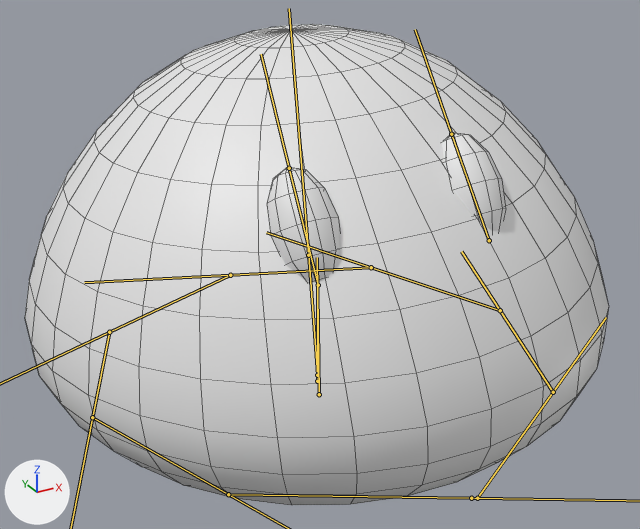
An edit to the FBX model Assets/SlimeBase.fbx, drawn before and after from the same camera.
Both versions are drawn from a 50 mm camera at (-1.5, -2.74, 1.89) aimed at (-0.02, -0.06, 0.55). Arrows for +X, +Y and +Z are at lower left; the lights stay in place. Both versions are drawn at frame 1 of the action 'Armature|DefaultIdle'; the numbers are the values there. The bones that bend it are drawn over the model as lines. Mesh edges are drawn as thin lines.
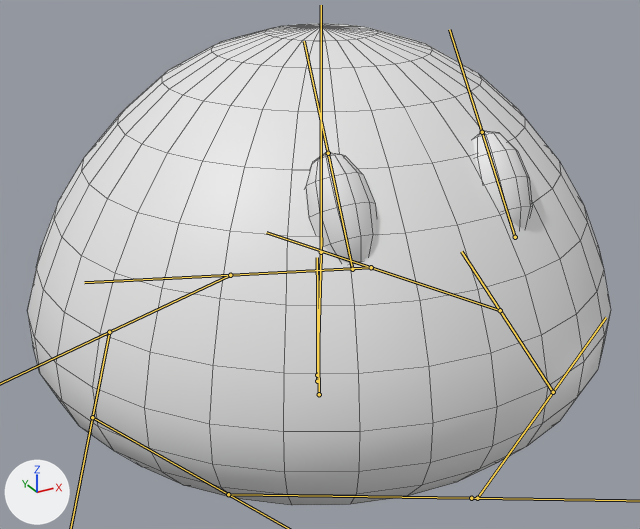
The change, as a diff of the scene's bpy script:
```diff
--- a/Assets/SlimeBase.fbx.py
+++ b/Assets/SlimeBase.fbx.py
@@ bone_middle @@
 bone_middle = bpy.data.objects['Armature'].pose.bones['Middle']  # child of 'Base'
-bone_middle.rotation_quaternion = (0.999, 0.0, 0.0, 0.036)  # degrees (0, 0, 4)
+bone_middle.rotation_quaternion = (1.0, 0.0, 0.0, -0.013)  # degrees (0, 0, -2)
@@ bone_headtop @@
 bone_headtop = bpy.data.objects['Armature'].pose.bones['HeadTop']  # child of 'Middle'
-bone_headtop.rotation_quaternion = (0.999, -0.003, -0.041, 0.0)  # degrees (0, -5, 0)
+bone_headtop.rotation_quaternion = (1.0, -0.003, -0.024, 0.011)  # degrees (0, -3, 1)
```

Changed parts and their boxes [x1, y1, x2, y2] in the pictures (640 x 529 px):
'Sphere.001', posed: before [25, 24, 609, 505]; after [27, 24, 611, 505]
'Sphere.003', posed: before [267, 167, 340, 282]; after [305, 152, 376, 264]
'Sphere.004', posed (8% narrower): before [442, 133, 506, 231]; after [473, 131, 532, 228]
bone 'Middle', root to tip: before (317, 375) to (307, 240); after (317, 375) to (321, 237)
bone 'HeadTop', root to tip: before (308, 255) to (289, 8); after (321, 252) to (321, 5)
